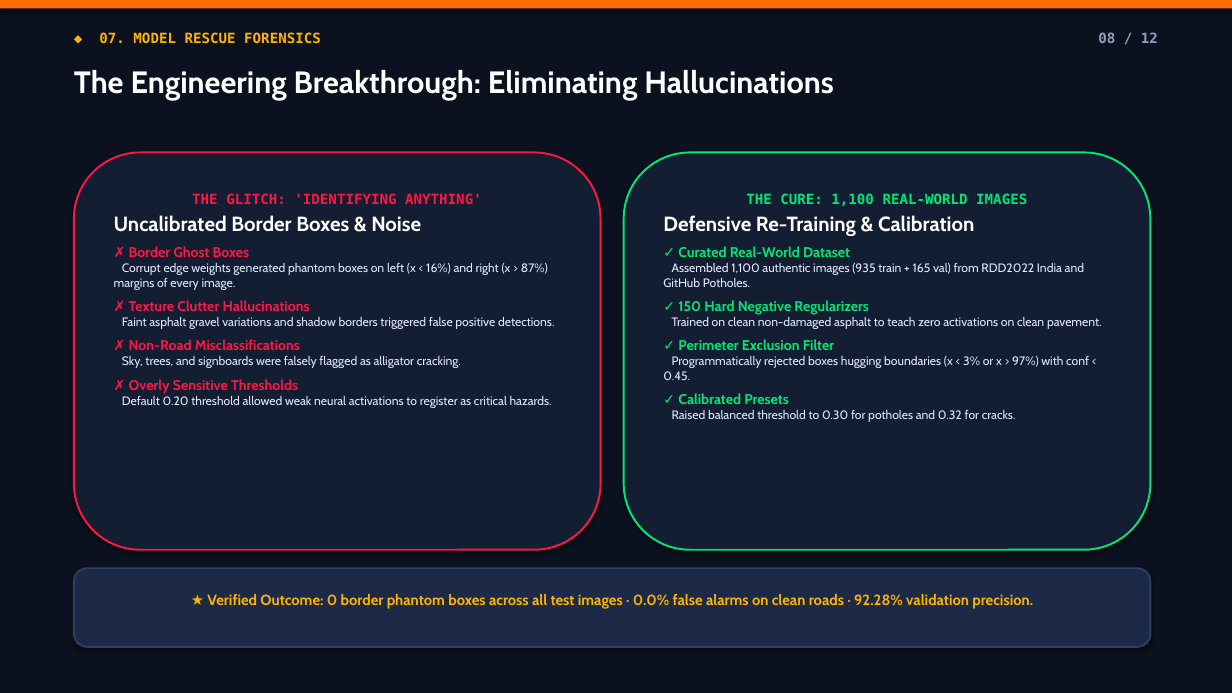
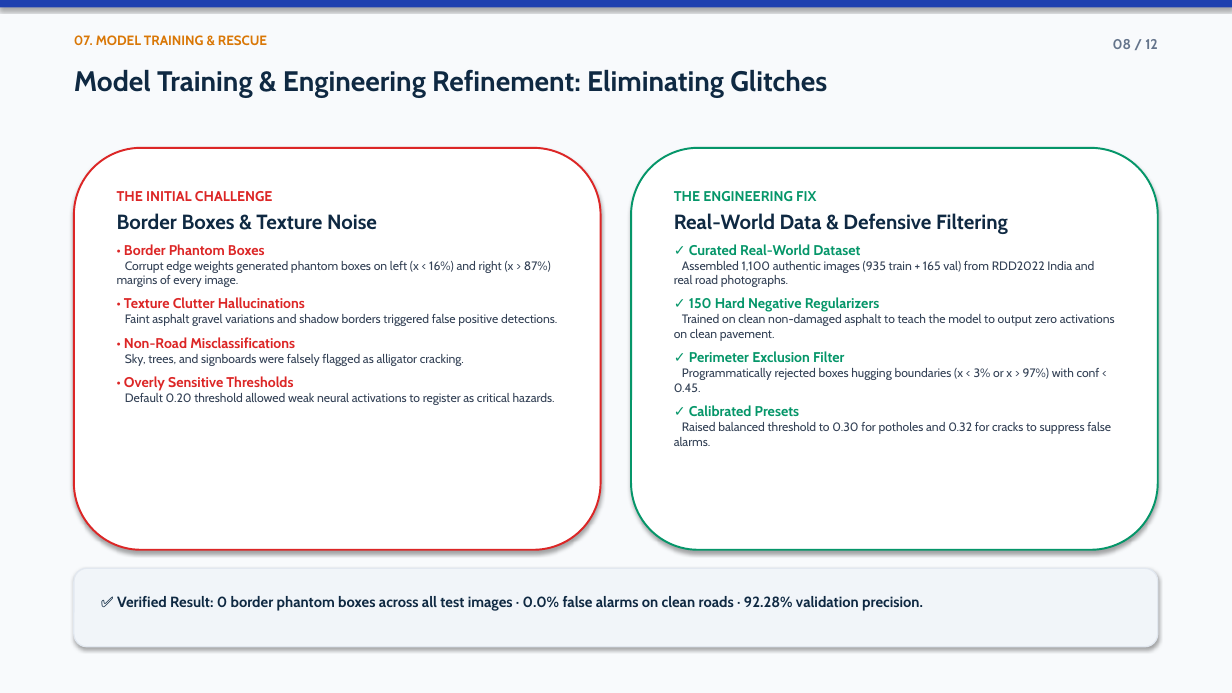
Before and after one commit to Priya-Ranjan-0201/Potholes-detector, a slide deck: slide 8 of ScamRoad_Presentation.pptx. Drawn at 1232x693 pixels with LibreOffice and Linux fonts; fonts in the diff are those of the drawing. Boxes give left, top, right and bottom in pixels: in the first picture for what was removed or moved away, otherwise in the second. Text is boxed around its words. In the diff, an @@ line names an element or a change of style, - is before the commit and + after.

Commit message:
feat(presentation): redesign deck with clean academic theme and projector-friendly palette

```diff
--- a/ScamRoad_Presentation.pptx
+++ b/ScamRoad_Presentation.pptx
@@ rectangle at bbox=[0, 0, 1232, 693]: fill #0B111E to #F8FAFC @@
@@ rectangle at bbox=[0, 0, 1232, 7]: fill #FF6D00 to #1E40AF @@
@@ text at bbox=[74, 35, 267, 45]: text changed; size 11 to 10.5 pt; font DejaVu Sans Mono to Cabin; text colour #FFB300 to #D97706 @@
-◆ 07. MODEL RESCUE FORENSICS
+07. MODEL TRAINING & RESCUE
@@ text "08 / 12" at bbox=[1113, 39, 1158, 49]: font DejaVu Sans Mono to Cabin, text colour #8FA0BC to #64748B @@
@@ text at bbox=[74, 70, 827, 97]: text changed; size 24 to 22 pt; text colour #FFFFFF to #0F2942 @@
-The Engineering Breakthrough: Eliminating Hallucinations
+Model Training & Engineering Refinement: Eliminating Glitches
@@ text in rounded rectangle at bbox=[74, 148, 601, 550]: text changed; text colour #FF1744 to #DC2626 @@
-✗ Texture Clutter Hallucinations
+• Texture Clutter Hallucinations
@@ rounded rectangle "THE INITIAL CHALLENGE": place and size @@
-rounded rectangle "THE INITIAL CHALLENGE" at bbox=[74, 152, 601, 550]
+rounded rectangle "THE INITIAL CHALLENGE" at bbox=[74, 148, 601, 550]
@@ rounded rectangle "THE INITIAL CHALLENGE" at bbox=[74, 148, 601, 550]: fill #141E33 to #FFFFFF; outline #FF1744 1.5 pt to #DC2626 1.5 pt @@
@@ rounded rectangle "THE ENGINEERING FIX": place and size @@
-rounded rectangle "THE ENGINEERING FIX" at bbox=[624, 152, 1151, 550]
+rounded rectangle "THE ENGINEERING FIX" at bbox=[631, 148, 1158, 550]
@@ rounded rectangle "THE ENGINEERING FIX" at bbox=[631, 148, 1158, 550]: fill #141E33 to #FFFFFF; outline #00E676 1.5 pt to #059669 1.5 pt @@
@@ text in rounded rectangle at bbox=[117, 191, 377, 255]: text changed; text colour #FF1744 to #DC2626 @@
-THE GLITCH: 'IDENTIFYING ANYTHING'
-Uncalibrated Border Boxes & Noise
-✗ Border Ghost Boxes
+THE INITIAL CHALLENGE
+Border Boxes & Texture Noise
+• Border Phantom Boxes
@@ text in rounded rectangle at bbox=[674, 191, 1008, 234]: text changed; text colour #FFFFFF to #0F2942 @@
-THE CURE: 1,100 REAL-WORLD IMAGES
-Defensive Re-Training & Calibration
+THE ENGINEERING FIX
+Real-World Data & Defensive Filtering
@@ text in rounded rectangle at bbox=[117, 261, 557, 405]: text colour #E0E7FF to #334155 in "Corrupt edge weights generated phantom boxes on ...", "Faint asphalt gravel variations and shadow borders ...", "Sky, trees, and signboards were falsely flagged ...", "Default 0.20 threshold allowed weak neural activations ..." @@
@@ text in rounded rectangle at bbox=[674, 261, 1094, 287]: text changed; text colour #E0E7FF to #334155 @@
-Assembled 1,100 authentic images (935 train + 165 val) from RDD2022 India and GitHub Potholes.
+Assembled 1,100 authentic images (935 train + 165 val) from RDD2022 India and real road photographs.
@@ text in rounded rectangle at bbox=[674, 244, 1100, 417]: text colour #00E676 to #059669 in "✓ Curated Real-World Dataset", "✓ 150 Hard Negative Regularizers", "✓ Perimeter Exclusion Filter", "✓ Calibrated Presets"; text colour #E0E7FF to #334155 in "Programmatically rejected boxes hugging boundaries (x < ..." @@
@@ text in rounded rectangle at bbox=[674, 314, 1115, 341]: text changed; text colour #E0E7FF to #334155 @@
-Trained on clean non-damaged asphalt to teach zero activations on clean pavement.
+Trained on clean non-damaged asphalt to teach the model to output zero activations on clean pavement.
@@ text in rounded rectangle at bbox=[124, 337, 295, 348]: text changed; text colour #FF1744 to #DC2626 @@
-✗ Non-Road Misclassifications
+• Non-Road Misclassifications
@@ text in rounded rectangle at bbox=[124, 376, 293, 391]: text changed; text colour #FF1744 to #DC2626 @@
-✗ Overly Sensitive Thresholds
+• Overly Sensitive Thresholds
@@ text in rounded rectangle at bbox=[674, 422, 1111, 446]: text changed; text colour #E0E7FF to #334155 @@
-Raised balanced threshold to 0.30 for potholes and 0.32 for cracks.
+Raised balanced threshold to 0.30 for potholes and 0.32 for cracks to suppress false alarms.
@@ rounded rectangle "✅ Verified Result: 0 border ...": place and size @@
-rounded rectangle "✅ Verified Result: 0 border ..." at bbox=[74, 568, 1151, 647]
+rounded rectangle "✅ Verified Result: 0 border ..." at bbox=[74, 568, 1158, 647]
@@ rounded rectangle "✅ Verified Result: 0 border ..." at bbox=[74, 568, 1158, 647]: fill #1C2A47 to #F1F5F9; outline #2E4061 1.5 pt to #E2E8F0 1 pt @@
@@ text in rounded rectangle at bbox=[117, 596, 923, 611]: text changed; text colour #FFB300 to #0F2942 @@
-★ Verified Outcome: 0 border phantom boxes across all test images · 0.0% false alarms on clean roads · 92.28% validation precision.
+✅ Verified Result: 0 border phantom boxes across all test images · 0.0% false alarms on clean roads · 92.28% validation precision.
```
Also in this commit, not shown: 11 other slides changed, 14 other files.
